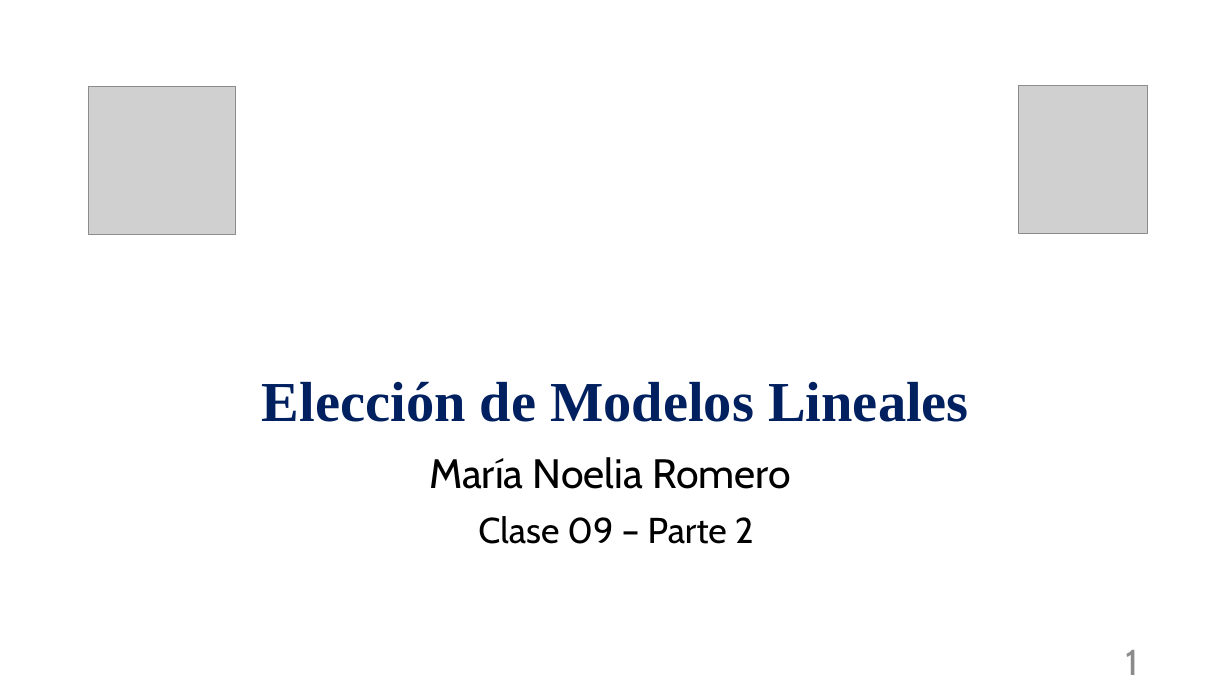
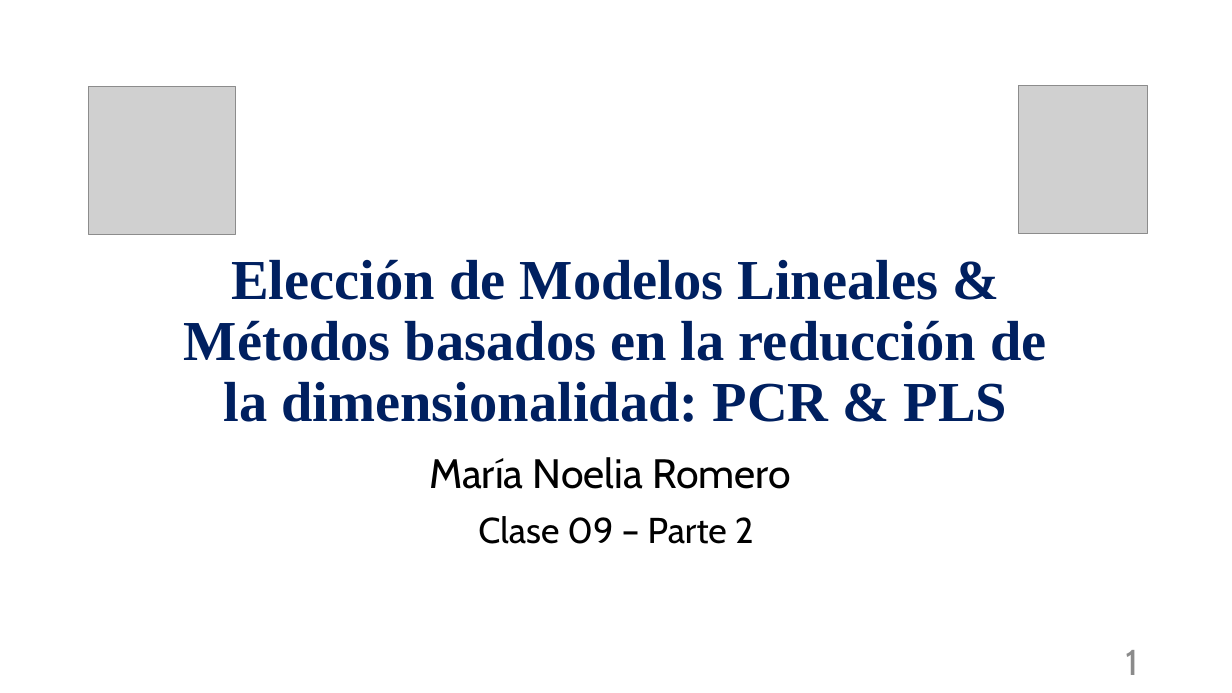
Before and after one commit to mnromero/BigData_UBA, a slide deck: slide 1 of Clase 09. Metodos de Regularizacion_Ridge_LASSO/C09_P2_seleccion_modelos_lineales.pptx. Drawn at 1232x693 pixels with LibreOffice and Linux fonts; fonts in the diff are those of the drawing; grey boxes stand for pictures. Boxes give left, top, right and bottom in pixels: in the first picture for what was removed or moved away, otherwise in the second. Text is boxed around its words. In the diff, an @@ line names an element or a change of style, - is before the commit and + after.

```diff
--- a/Clase 09. Metodos de Regularizacion_Ridge_LASSO/C09_P2_seleccion_modelos_lineales.pptx
+++ b/Clase 09. Metodos de Regularizacion_Ridge_LASSO/C09_P2_seleccion_modelos_lineales.pptx
@@ title at <box>184,259,1046,422</box>: text changed @@
-Elección de Modelos Lineales
+Elección de Modelos Lineales & Métodos basados en la reducción de la dimensionalidad: PCR & PLS
```
Also in this commit, not shown: 1 other slide changed, 23 slides added, 2 other files.
